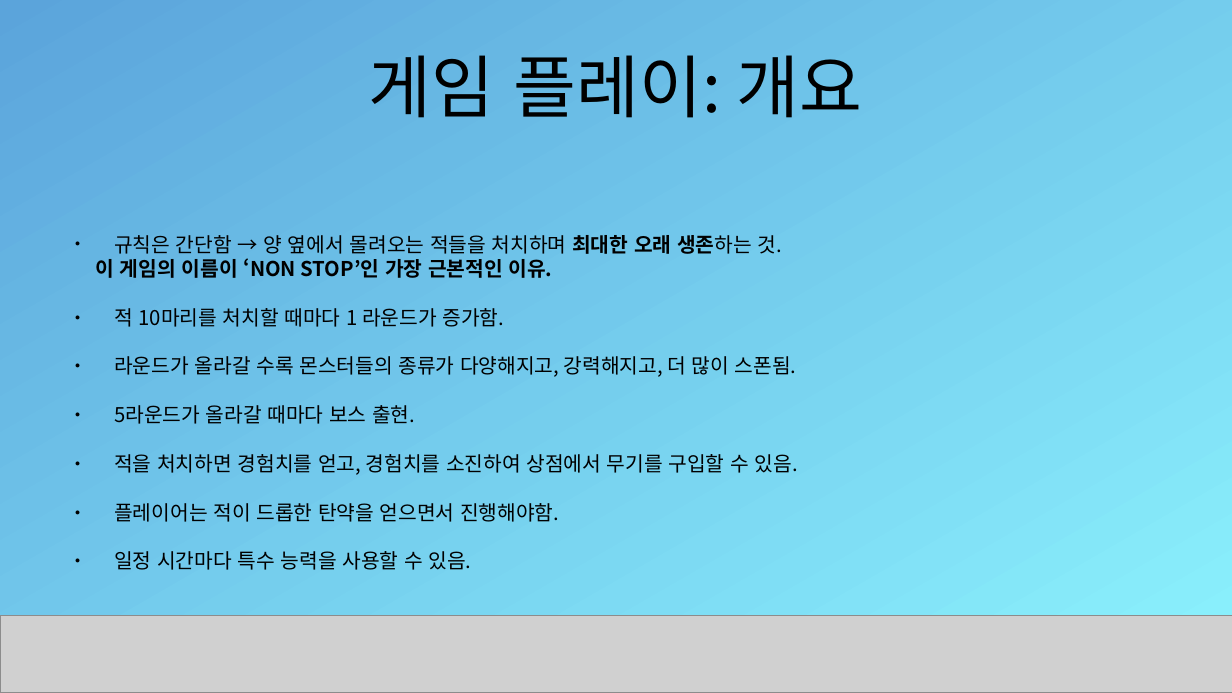
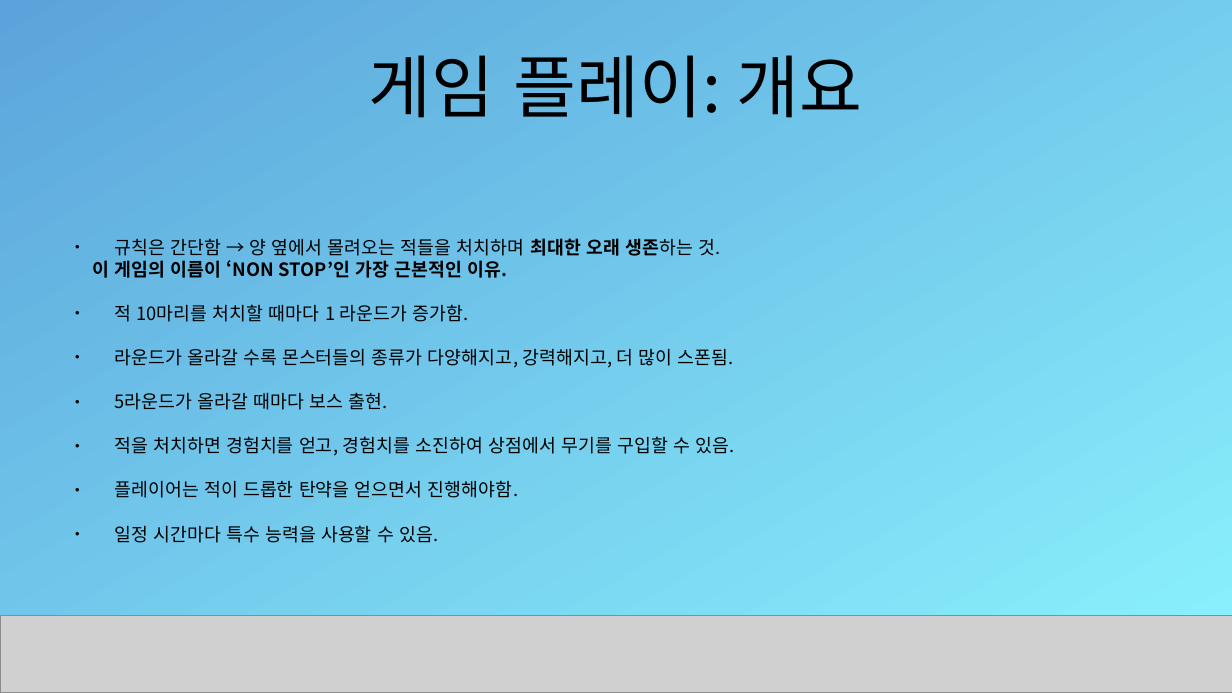
Before and after one commit to TU-PJY/NON_STOP_2, a slide deck: slide 3 of 2D 게임 프로그래밍 1차 발표.pptx. Drawn at 1232x693 pixels with LibreOffice and Linux fonts; fonts in the diff are those of the drawing; grey boxes stand for pictures. Boxes give left, top, right and bottom in pixels: in the first picture for what was removed or moved away, otherwise in the second. Text is boxed around its words. In the diff, an @@ line names an element or a change of style, - is before the commit and + after.

```diff
--- a/2D 게임 프로그래밍 1차 발표.pptx
+++ b/2D 게임 프로그래밍 1차 발표.pptx
@@ text "규칙은 간단함 → 양 옆에서 ..." at <box>92,238,735,543</box>: size 13.1 to 11.8 pt @@
```
Also in this commit, not shown: 2 other slides changed.
